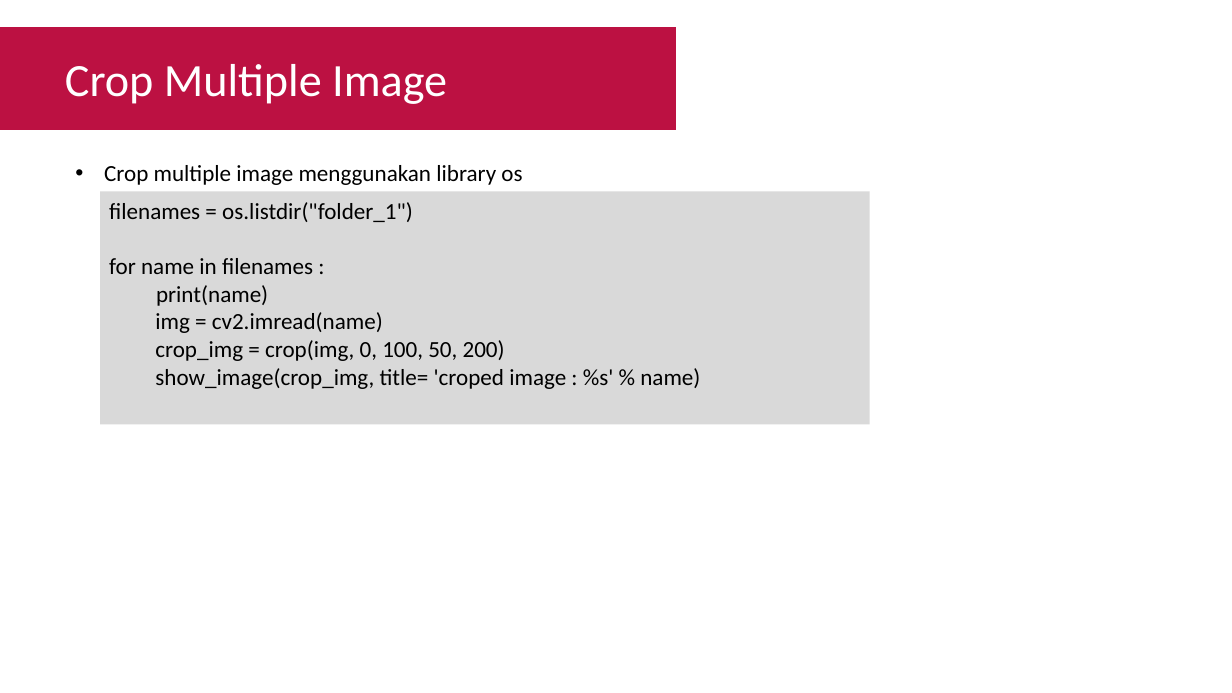
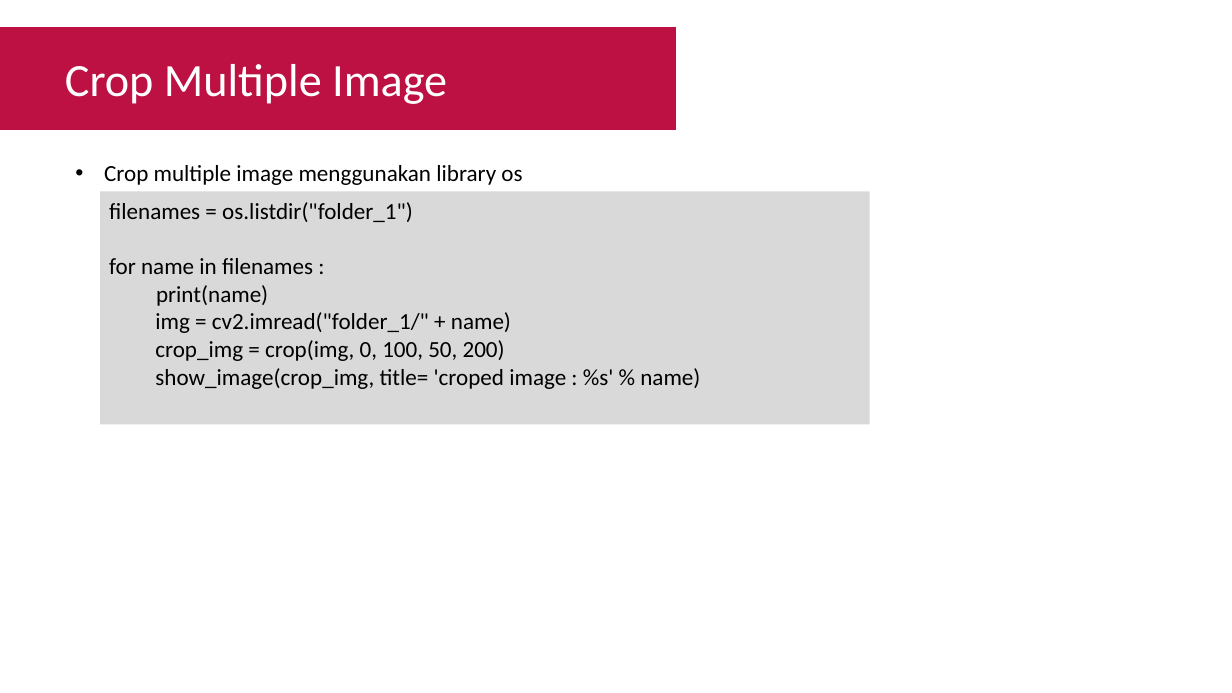
Before and after one commit to Muhammad-Yunus/Materi-Training, a slide deck: slide 7 of A. Raspberry Pi - Image Processing/#6 - Computer Vision Part 2 (Crop, Resize, Convert Color)/P6 - Computer Vision Part 2 (Crop, Resize, Convert Color).pptx. Drawn at 1232x693 pixels with LibreOffice and Linux fonts; fonts in the diff are those of the drawing. Boxes give left, top, right and bottom in pixels: in the first picture for what was removed or moved away, otherwise in the second. Text is boxed around its words. In the diff, an @@ line names an element or a change of style, - is before the commit and + after.

```diff
--- a/A. Raspberry Pi - Image Processing/#6 - Computer Vision Part 2 (Crop, Resize, Convert Color)/P6 - Computer Vision Part 2 (Crop, Resize, Convert Color).pptx
+++ b/A. Raspberry Pi - Image Processing/#6 - Computer Vision Part 2 (Crop, Resize, Convert Color)/P6 - Computer Vision Part 2 (Crop, Resize, Convert Color).pptx
@@ text in rectangle at [155, 312, 511, 333]: text changed @@
-  img = cv2.imread(name)
+  img = cv2.imread("folder_1/" + name)
```
Also in this commit, not shown: 5 other slides changed, 2 slides added, 1 other file.
